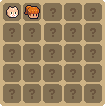
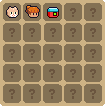
Two versions of the same layered image (w=105, h=106). Layer-by-layer changes:
added layer "레이어 9" above "레이어 8" over [25, 6, 40, 18]
renamed "레이어 3" to "레이어 8", moved it above "레이어 7", painted on it over [6, 6, 19, 18]
added layer "레이어 7" above "레이어 6" over [47, 7, 59, 18]
hid "레이어 6" over [24, 6, 40, 19]
